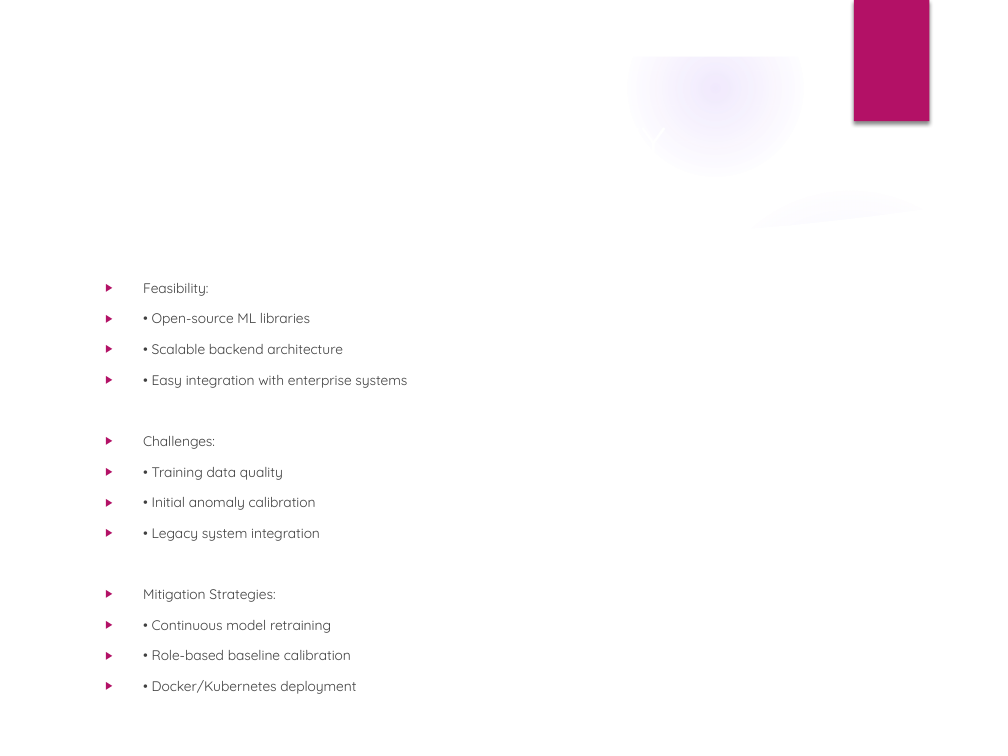
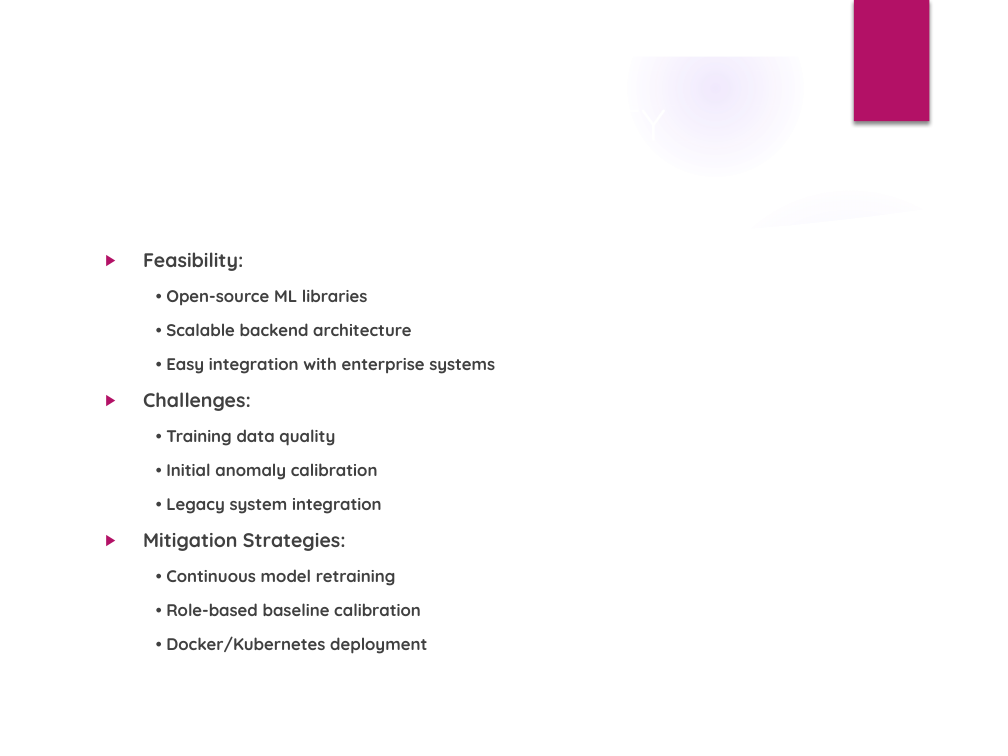
Before and after one commit to AstronomerAKabhi/Seentry-Dynamics, a slide deck: slide 5 of Cyber_Pirates_GenXHack_Presentation.pptx. Drawn at 1008x756 pixels with LibreOffice and Linux fonts; fonts in the diff are those of the drawing; background and template pictures are left out. Boxes give left, top, right and bottom in pixels: in the first picture for what was removed or moved away, otherwise in the second. Text is boxed around its words. In the diff, an @@ line names an element or a change of style, - is before the commit and + after.

```diff
--- a/Cyber_Pirates_GenXHack_Presentation.pptx
+++ b/Cyber_Pirates_GenXHack_Presentation.pptx
@@ title "FEASIBILITY AND VIABILITY" rewrapped from bbox=[143, 283, 208, 296] to bbox=[143, 252, 243, 271] @@
@@ text "Feasibility:": place and size @@
-text "Feasibility:" at bbox=[143, 313, 407, 694]
+text "Feasibility:" at bbox=[143, 289, 495, 654]
@@ text "Feasibility:" at bbox=[143, 289, 495, 654]: size 9.9 to 14 pt in "Feasibility:", "Challenges:", "Mitigation Strategies:"; bold on; size 9.9 to 12 pt in "• Open-source ML libraries", "• Scalable backend architecture", "• Easy integration with enterprise systems", "• Training data quality" and 5 more places; bullet ▶ to none @@
```
Also in this commit, not shown: 4 other slides changed, 12 other files.
